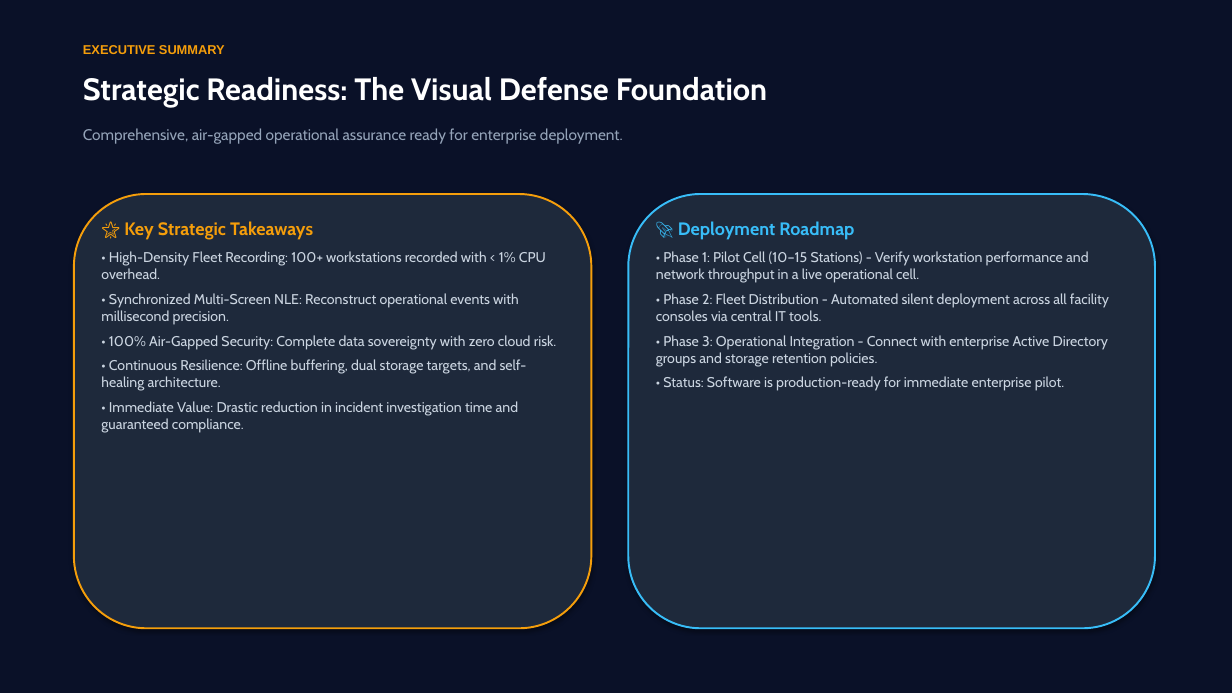
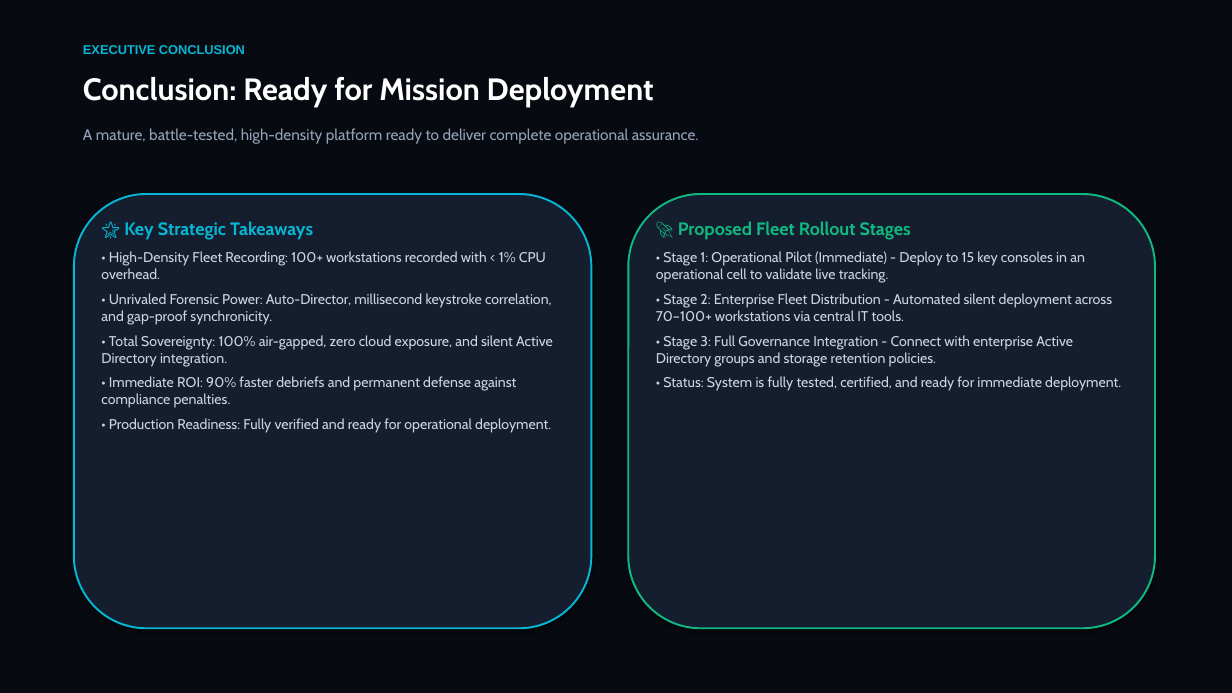
Before and after one commit to shalevohad/Screen-recorder, a slide deck: slide 13 of Presentations/ITB_SCREEN_RECORDER_Executive_Management.pptx (slide 14 before the commit). Drawn at 1232x693 pixels with LibreOffice and Linux fonts; fonts in the diff are those of the drawing. Boxes give left, top, right and bottom in pixels: in the first picture for what was removed or moved away, otherwise in the second. Text is boxed around its words. In the diff, an @@ line names an element or a change of style, - is before the commit and + after.

Commit message:
feat(multi-monitor): fix multi-display streaming, Extractor GC process leaks, directory browser and executive presentation

```diff
--- a/Presentations/ITB_SCREEN_RECORDER_Executive_Management.pptx
+++ b/Presentations/ITB_SCREEN_RECORDER_Executive_Management.pptx
@@ rectangle at bbox=[0, 0, 1232, 693]: fill #0A1128 to #070A10 @@
@@ text at bbox=[83, 45, 245, 54]: text changed; text colour #F59E0B to #06B6D4 @@
-EXECUTIVE SUMMARY
+EXECUTIVE CONCLUSION
@@ text at bbox=[83, 77, 654, 106]: text changed; size 12 to 24 pt; text colour #94A3B8 to #FFFFFF; bold on @@
-Comprehensive, air-gapped operational assurance ready for enterprise deployment.
+Conclusion: Ready for Mission Deployment
@@ text removed at bbox=[83, 77, 767, 106] @@
-Strategic Readiness: The Visual Defense Foundation
@@ text added at bbox=[83, 128, 699, 144], 12 pt, text #94A3B8 @@
+A mature, battle-tested, high-density platform ready to deliver complete operational assurance.
@@ rounded rectangle at bbox=[74, 194, 592, 628]: fill #1E293B to #151E2E; outline #F59E0B 1.5 pt to #06B6D4 1.5 pt @@
@@ rounded rectangle at bbox=[628, 194, 1155, 628]: fill #1E293B to #151E2E; outline #38BDF8 1.5 pt to #10B981 1.5 pt @@
@@ text at bbox=[124, 221, 313, 240]: text colour #F59E0B to #06B6D4 in "🌟 Key Strategic Takeaways" @@
@@ text at bbox=[656, 221, 1121, 391]: text changed @@
-🚀 Deployment Roadmap
-• Phase 1: Pilot Cell (10–15 Stations) - Verify workstation performance and network throughput in a live operational cell.
-• Phase 2: Fleet Distribution - Automated silent deployment across all facility consoles via central IT tools.
-• Phase 3: Operational Integration - Connect with enterprise Active Directory groups and storage retention policies.
-• Status: Software is production-ready for immediate enterprise pilot.
+🚀 Proposed Fleet Rollout Stages
+• Stage 1: Operational Pilot (Immediate) - Deploy to 15 key consoles in an operational cell to validate live tracking.
+• Stage 2: Enterprise Fleet Distribution - Automated silent deployment across 70–100+ workstations via central IT tools.
+• Stage 3: Full Governance Integration - Connect with enterprise Active Directory groups and storage retention policies.
+• Status: System is fully tested, certified, and ready for immediate deployment.
@@ text at bbox=[101, 293, 553, 433]: text changed @@
-• Synchronized Multi-Screen NLE: Reconstruct operational events with millisecond precision.
-• 100% Air-Gapped Security: Complete data sovereignty with zero cloud risk.
-• Continuous Resilience: Offline buffering, dual storage targets, and self-healing architecture.
-• Immediate Value: Drastic reduction in incident investigation time and guaranteed compliance.
+• Unrivaled Forensic Power: Auto-Director, millisecond keystroke correlation, and gap-proof synchronicity.
+• Total Sovereignty: 100% air-gapped, zero cloud exposure, and silent Active Directory integration.
+• Immediate ROI: 90% faster debriefs and permanent defense against compliance penalties.
+• Production Readiness: Fully verified and ready for operational deployment.
```
Also in this commit, not shown: 8 other slides changed, 4 slides added, 5 slides removed, 46 other files.
